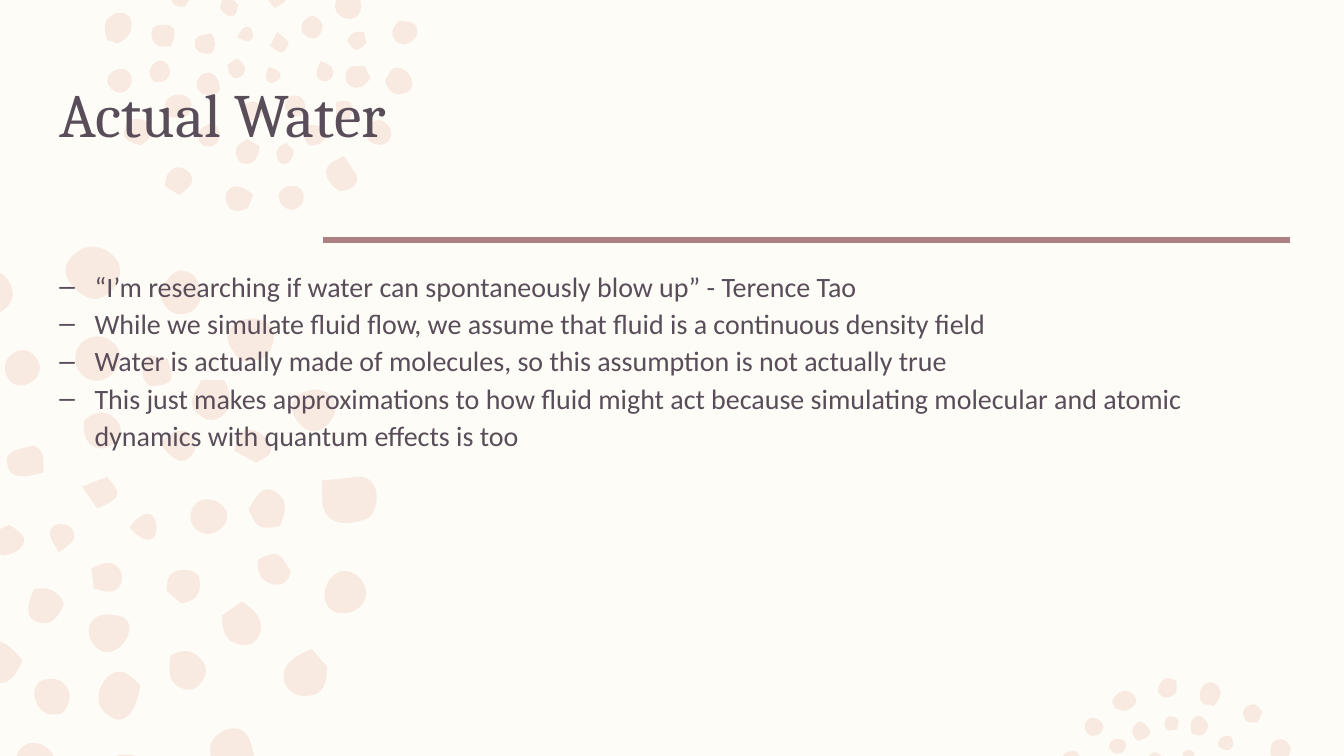
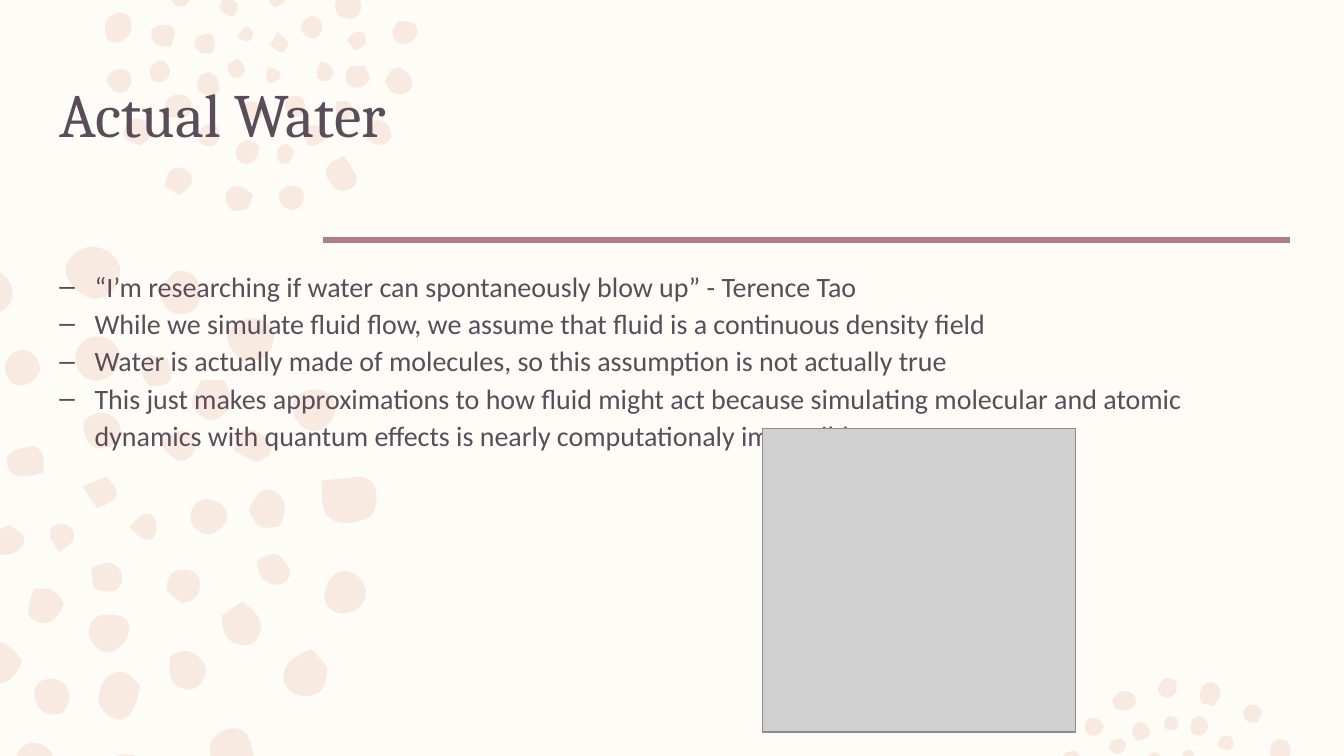
Before and after one commit to andrew-pa/fluidynm, a slide deck: slide 9 of Navier Stokes Presentation.pptx (slide 10 before the commit). Drawn at 1344x756 pixels with LibreOffice and Linux fonts; fonts in the diff are those of the drawing; grey boxes stand for pictures. Boxes give left, top, right and bottom in pixels: in the first picture for what was removed or moved away, otherwise in the second. Text is boxed around its words. In the diff, an @@ line names an element or a change of style, - is before the commit and + after.

```diff
--- a/Navier Stokes Presentation.pptx
+++ b/Navier Stokes Presentation.pptx
@@ text at <box>95,389,1181,453</box>: text changed @@
-– This just makes approximations to how fluid might act because simulating molecular and atomic dynamics with quantum effects is too
+– This just makes approximations to how fluid might act because simulating molecular and atomic dynamics with quantum effects is nearly computationaly impossible.
@@ picture added at <box>762,429,1075,732</box> @@
```
Also in this commit, not shown: 2 other slides changed, 1 slide removed, 2 other files.
